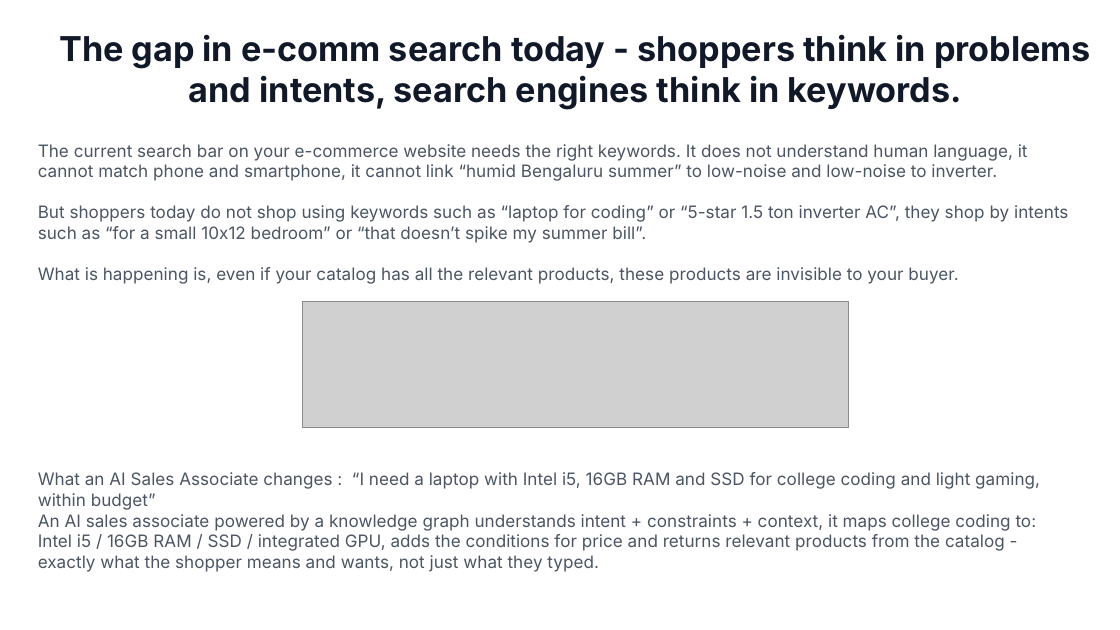
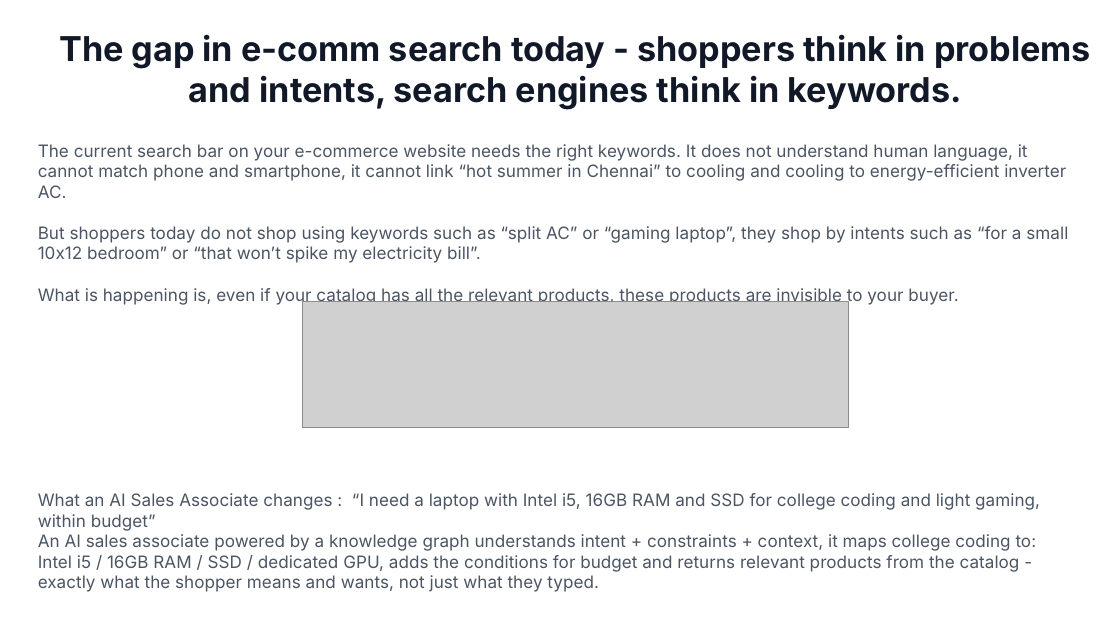
Before and after one commit to aantrikshhh/supersearch-ppt-templates, a slide deck: slide 4 of output/SS_Generic_Electronics.pptx. Drawn at 1120x630 pixels with LibreOffice and Linux fonts; fonts in the diff are those of the drawing; grey boxes stand for pictures. Boxes give left, top, right and bottom in pixels: in the first picture for what was removed or moved away, otherwise in the second. Text is boxed around its words. In the diff, an @@ line names an element or a change of style, - is before the commit and + after.

```diff
--- a/output/SS_Generic_Electronics.pptx
+++ b/output/SS_Generic_Electronics.pptx
@@ text at box(38, 144, 1068, 263): text changed @@
-The current search bar on your e-commerce website needs the right keywords. It does not understand human language, it cannot match phone and smartphone, it cannot link “humid Bengaluru summer” to low-noise and low-noise to inverter.
-But shoppers today do not shop using keywords such as “laptop for coding” or “5-star 1.5 ton inverter AC”, they shop by intents such as “for a small 10x12 bedroom” or “that doesn’t spike my summer bill”.
+The current search bar on your e-commerce website needs the right keywords. It does not understand human language, it cannot match phone and smartphone, it cannot link “hot summer in Chennai” to cooling and cooling to energy-efficient inverter AC.
+But shoppers today do not shop using keywords such as “split AC” or “gaming laptop”, they shop by intents such as “for a small 10x12 bedroom” or “that won’t spike my electricity bill”.
@@ text at box(38, 534, 1037, 592): text changed @@
-An AI sales associate powered by a knowledge graph understands intent + constraints + context, it maps college coding to: Intel i5 / 16GB RAM / SSD / integrated GPU, adds the conditions for price and returns relevant products from the catalog - exactly what the shopper means and wants, not just what they typed.
+An AI sales associate powered by a knowledge graph understands intent + constraints + context, it maps college coding to: Intel i5 / 16GB RAM / SSD / dedicated GPU, adds the conditions for budget and returns relevant products from the catalog - exactly what the shopper means and wants, not just what they typed.
```
Also in this commit, not shown: 3 other slides changed, 11 other files.
